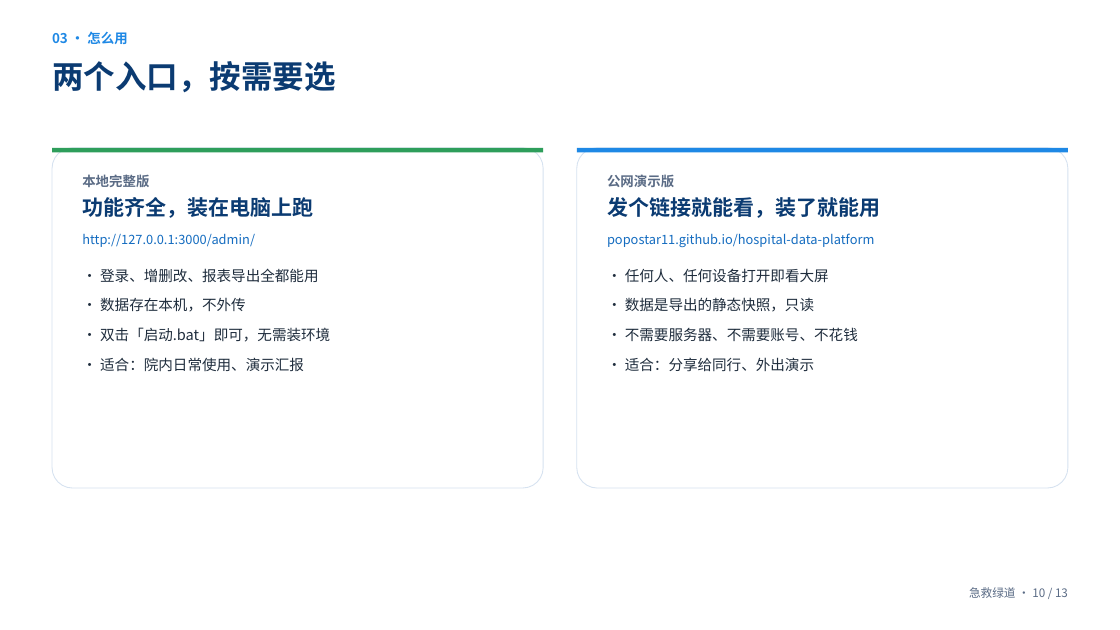
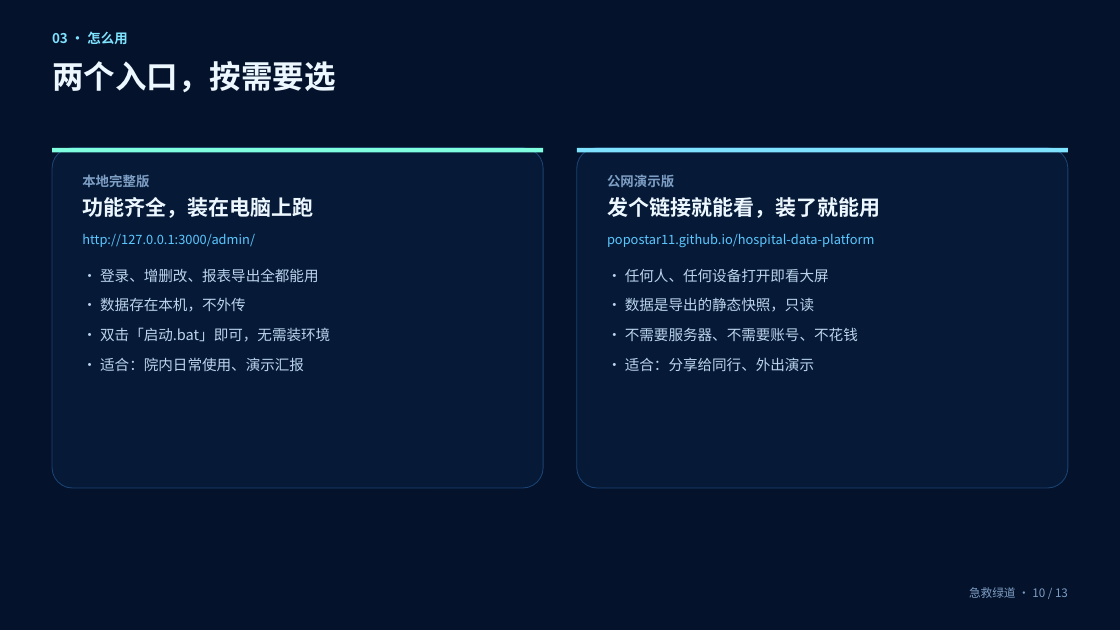
Before and after one commit to popostar11/hospital-data-platform, a slide deck: slide 10 of docs/ppt/医院数据管理平台-项目介绍.pptx. Drawn at 1120x630 pixels with LibreOffice and Linux fonts; fonts in the diff are those of the drawing. Boxes give left, top, right and bottom in pixels: in the first picture for what was removed or moved away, otherwise in the second. Text is boxed around its words. In the diff, an @@ line names an element or a change of style, - is before the commit and + after.

Commit message:
style(ppt): 两份演示稿改用大屏同色系（深色）
配色不再借用参考稿的青绿，改为直接取大屏自身的样式令牌：
  --c-bg-deep #02091A / --c-bg #04122B / 面板叠底 #08224A
  --c-line 柔和化 #1A4272 / --c-cyan #7FE3FF / --c-value #7FFFE0
  --c-text #DCEFFF / --c-text-dim #8FB4DC

改动范围：
- 两份脚本都改为令牌化配色，并支持 --light 切回浅色（便于打印）
- 内容页显式铺一层底色（深色主题必需），卡片加描边、表格换深色表头
- 深色底让大屏与后台截图与版面融为一体，比浅色底更贴合产品

顺带修掉两处构建脚本缺陷：
- band() 的两处调用误把「段落字典」当「run 列表」传入（KeyError: 't'）
- build-ppt.py 缺 import sys，且全局字符串替换误伤了调色板定义本身
  （出现 LABEL_ON_DARK = LABEL_ON_DARK 之类自引用）

验收：两份均为 16:9、0 个形状越界、check_office 结构与内容断言通过、渲染无缺字。

```diff
--- a/docs/ppt/医院数据管理平台-项目介绍.pptx
+++ b/docs/ppt/医院数据管理平台-项目介绍.pptx
@@ rectangle added at (0, 0, 1120, 630), fill #04122B @@
@@ text "03 · 怎么用" at (52, 31, 127, 44): text colour #1E88E5 to #7FE3FF @@
@@ text "两个入口，按需要选" at (52, 61, 336, 92): text colour #0B3B72 to #ECF7FF @@
@@ rounded rectangle at (52, 148, 544, 488): fill #FFFFFF to #061A38; outline #D6E2F0 0.75 pt to #1A4272 0.75 pt @@
@@ rectangle at (52, 148, 544, 153): fill #2E9E5B to #7FFFE0 @@
@@ rounded rectangle at (577, 148, 1069, 488): fill #FFFFFF to #061A38; outline #D6E2F0 0.75 pt to #1A4272 0.75 pt @@
@@ rectangle at (577, 148, 1069, 153): fill #1E88E5 to #7FE3FF @@
@@ text "本地完整版" at (82, 174, 330, 371): text colour #5A6B85 to #7E9EC4 in "本地完整版"; text colour #0B3B72 to #ECF7FF in "功能齐全，装在电脑上跑"; text colour #146CC0 to #5CC8FF in "http://127.0.0.1:3000/admin/"; text colour #1F2D3D to #BBD4EC in "· 登录、增删改、报表导出全都能用", "· 数据存在本机，不外传", "· 双击「启动.bat」即可，无需装环境", "· 适合：院内日常使用、演示汇报" @@
@@ text "公网演示版" at (607, 174, 880, 371): text colour #5A6B85 to #7E9EC4 in "公网演示版"; text colour #0B3B72 to #ECF7FF in "发个链接就能看，装了就能用"; text colour #146CC0 to #5CC8FF in "popostar11.github.io/hospital-data-platform"; text colour #1F2D3D to #BBD4EC in "· 任何人、任何设备打开即看大屏", "· 数据是导出的静态快照，只读", "· 不需要服务器、不需要账号、不花钱", "· 适合：分享给同行、外出演示" @@
@@ text "急救绿道 · 10 / 13" at (969, 587, 1068, 598): text colour #5A6B85 to #7E9EC4 @@
```
Also in this commit, not shown: 12 other slides changed, 3 other files.
